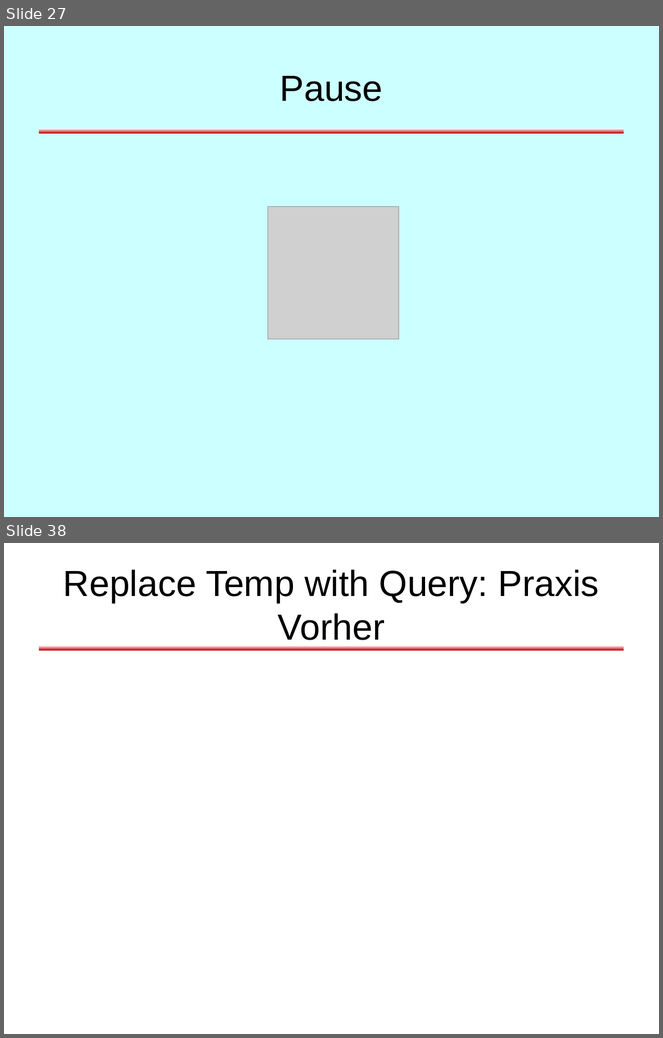
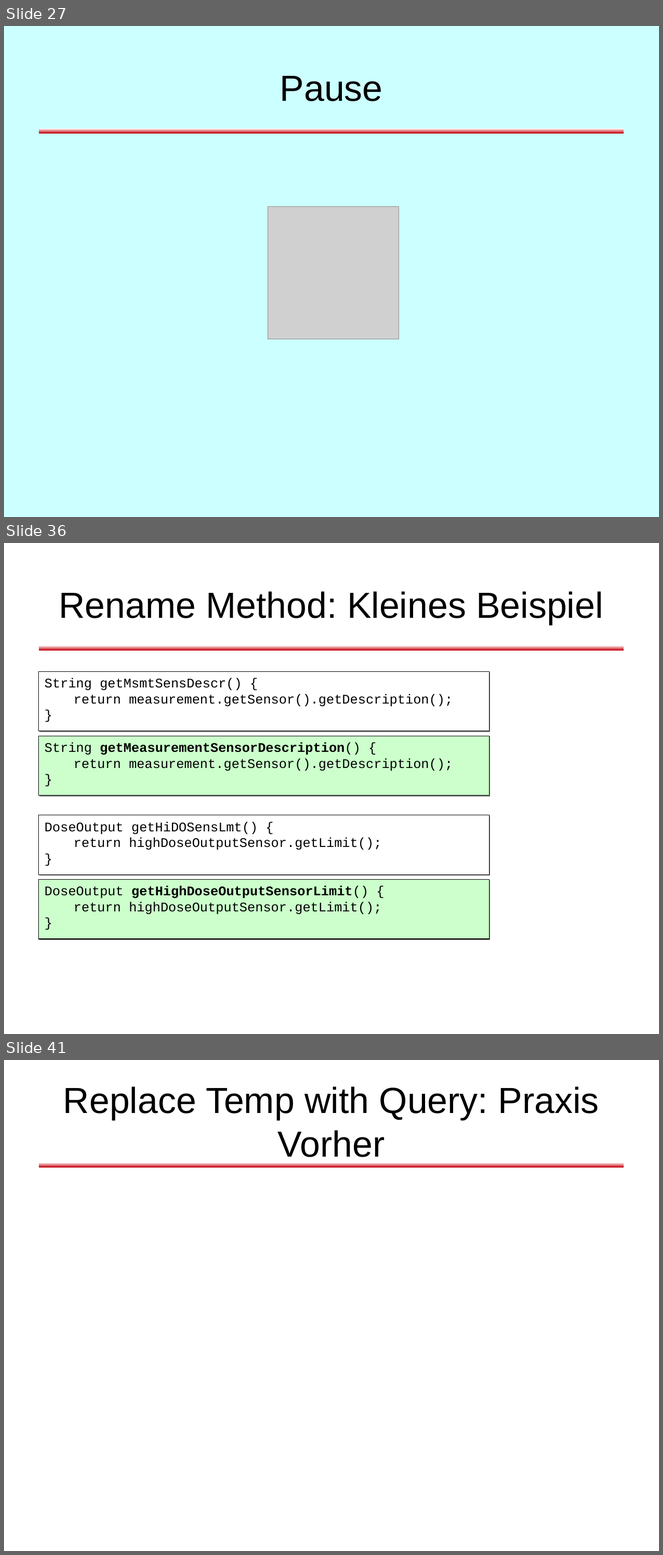
Before and after one commit to dlindner/vorlesung-se2-dhbw, a slide deck: added_2010/Refactoring (2010).odp. Shown one above the other, each under a label of ours: slides 27 and 38 before the commit, slides 27, 36 and 41 after it; the slides between them are not shown. The pictures are 663x1038 and 663x1555 pixels, drawn with LibreOffice and Linux fonts; fonts in the diff are those of the drawing; grey boxes stand for pictures; background and template pictures are left out. Boxes give left, top, right and bottom in pixels: in the first picture for what was removed or moved away, otherwise in the second. Text is boxed around its words. In the diff, an @@ line names an element or a change of style, - is before the commit and + after.

```diff
--- a/added_2010/Refactoring (2010).odp
+++ b/added_2010/Refactoring (2010).odp
@@ slide 36 added at <box>4,543,659,1034</box>, background #FFFFFF; not listed: 1 template element that a slide beside it also shows @@
@@ title added at <box>59,591,603,625</box>, 44 pt, text #000000 @@
+Rename Method: Kleines Beispiel
@@ rectangle added at <box>38,672,489,731</box>, fill #FFFFFF, outline #000000 0.74 pt, 16 pt, text #000000 @@
+String getMsmtSensDescr() {
+return measurement.getSensor().getDescription();
+}
@@ rectangle added at <box>38,736,489,796</box>, fill #CCFFCC, outline #000000 0.74 pt, 16 pt, text #000000 @@
+String getMeasurementSensorDescription() {
+return measurement.getSensor().getDescription();
+}
@@ rectangle added at <box>38,815,489,875</box>, fill #FFFFFF, outline #000000 0.74 pt, 16 pt, text #000000 @@
+DoseOutput getHiDOSensLmt() {
+return highDoseOutputSensor.getLimit();
+}
@@ rectangle added at <box>38,880,489,940</box>, fill #CCFFCC, outline #000000 0.74 pt, 16 pt, text #000000 @@
+DoseOutput getHighDoseOutputSensorLimit() {
+return highDoseOutputSensor.getLimit();
+}
@@ what was slide 38 is now slide 41 @@
```
Also in this commit, not shown: 8 slides changed, 9 other slides added, 4 slides removed.
